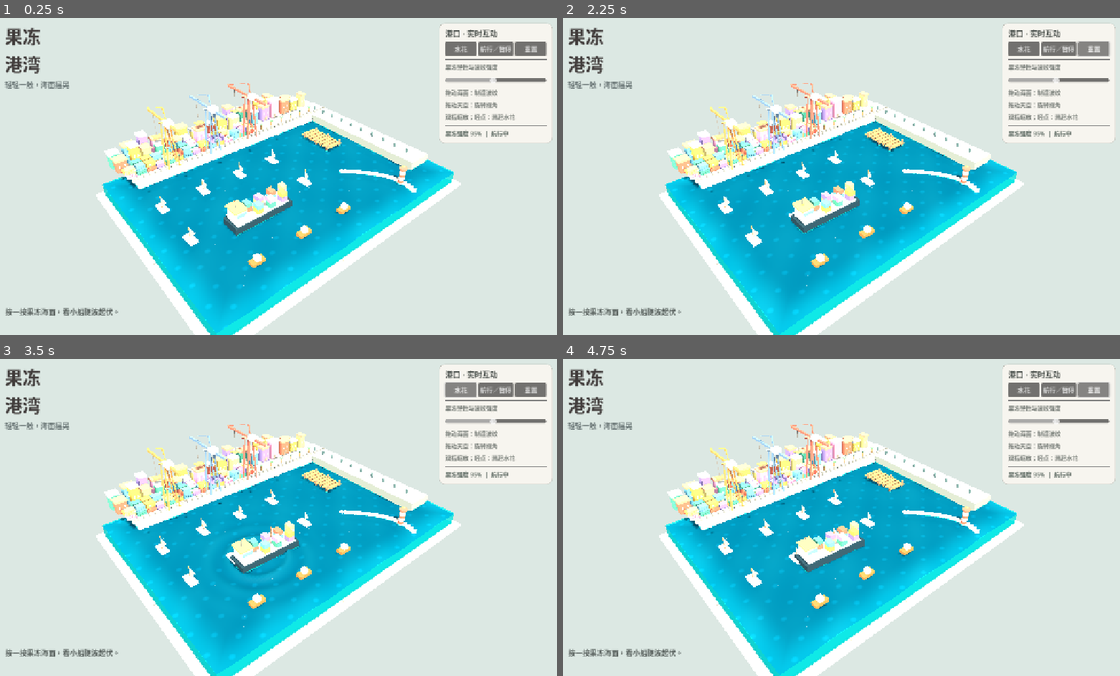
Above: before the commit, frames 1-4 (two rows, left to right).
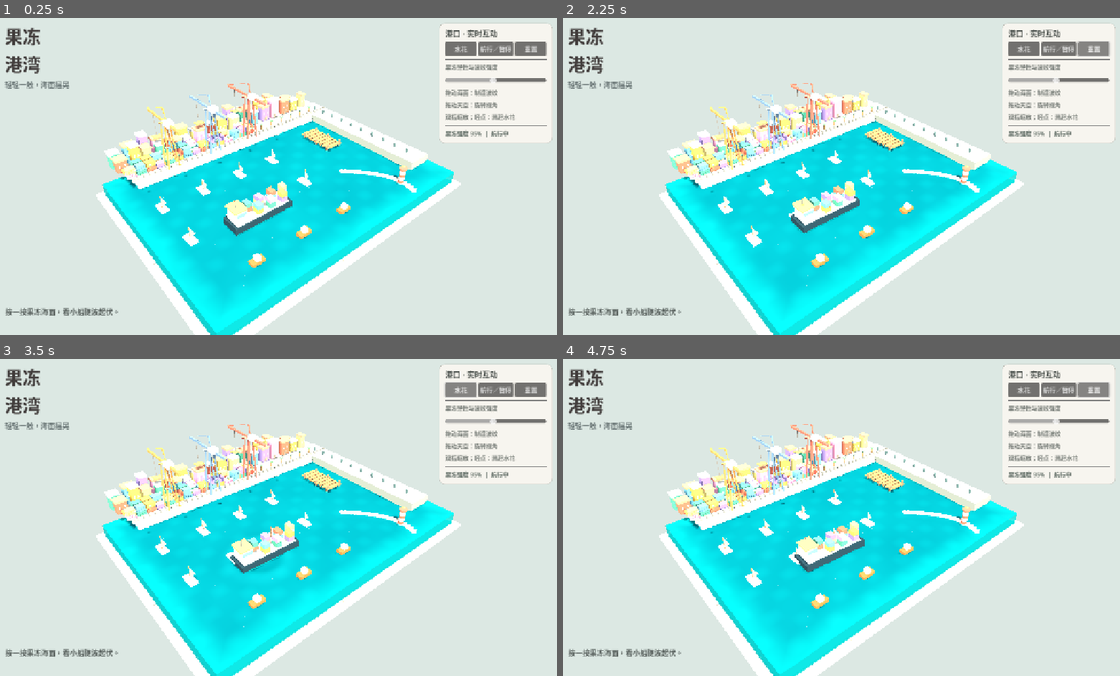
Above: after the commit, the same moments.

Repository: good456123123-a11y/HarborJelly-Android
Game: Godot game, scene res://scenes/main.tscn
Same seed, same stepped clock (60 frames per second), same inputs: the game is played once before the commit and once after it.
Inputs:
- Up to frame 1 (0.25 s): no input
- Up to frame 2 (2.25 s): click "水花" at 0.5 s; click "航行／暂停" at 1.25 s; click "重置" at 2 s
- Up to frame 3 (3.5 s): click "水花" at 2.75 s
- Up to frame 4 (4.75 s): click "航行／暂停" at 3.5 s; click "重置" at 4.25 s

The runs differ from the first frame. In frame 1, 17% of the frame differs, in the area x 18-82%, y 32-100%; in frame 2, 17%; in frame 3, 17%; in frame 4, 17%.

Commit message:
Match GPU jelly surface to soft finger physics and improve water color

Diff:
--- a/shaders/jelly.gdshader
+++ b/shaders/jelly.gdshader
@@ -1,29 +1,45 @@
 shader_type spatial;
 render_mode blend_mix, depth_draw_always, cull_disabled, diffuse_burley, specular_schlick_ggx;
 
-uniform vec4 sea_tint : source_color = vec4(0.035, 0.42, 0.52, 0.91);
+// Original procedural jelly-water material; no textures or external downloads.
+uniform vec4 sea_tint : source_color = vec4(0.034, 0.52, 0.55, 0.93);
 uniform float clock = 0.0;
 uniform float wobble = 1.0;
-// Each impulse stores surface x,z, time since scene start, and impulse strength.
+// Each hit: x, z, time, force. Each finger: x, z, smoothed pressure, unused.
 uniform vec4 hit_a = vec4(100.0, 100.0, -100.0, 0.0);
 uniform vec4 hit_b = vec4(100.0, 100.0, -100.0, 0.0);
 uniform vec4 hit_c = vec4(100.0, 100.0, -100.0, 0.0);
 uniform vec4 hit_d = vec4(100.0, 100.0, -100.0, 0.0);
+uniform vec4 finger_a = vec4(100.0, 100.0, 0.0, 0.0);
+uniform vec4 finger_b = vec4(100.0, 100.0, 0.0, 0.0);
 
 varying float v_height;
 varying vec2 v_position;
 
+float contact_dimple(vec2 p, vec4 finger) {
+    if (finger.z < 0.001) { return 0.0; }
+    float r = distance(p, finger.xy);
+    float core = exp(-0.5 * pow(r / 1.32, 2.0));
+    float shoulder = exp(-0.5 * pow((r - 2.15) / 0.82, 2.0));
+    // Broad dimple and slight raised shoulder, not a steep vortex.
+    return finger.z * (-0.24 * core + 0.046 * shoulder);
+}
+
 float pulse(vec2 p, vec4 hit) {
     float age = clock - hit.z;
-    if (age < 0.0 || age > 6.5) { return 0.0; }
+    if (age < 0.0 || age > 5.0) { return 0.0; }
     float r = distance(p, hit.xy);
-    float front = r - age * 3.3;
-    return hit.w * cos(front * 4.2) * exp(-abs(front) * 0.83) * exp(-age * 0.36);
+    float front = r - age * 2.45;
+    float band = exp(-0.5 * pow(front / 0.80, 2.0));
+    float ring = sin(front * 2.65) * band * exp(-age * 0.74);
+    float soft_center = -0.44 * exp(-0.5 * pow(r / 0.96, 2.0)) * exp(-age * 2.2);
+    return hit.w * (ring + soft_center);
 }
 
 float height_at(vec2 p) {
-    float h = 0.062 * sin(p.x * 0.85 + clock * 1.05) * cos(p.y * 0.72 - clock * 0.68);
-    h += 0.030 * sin((p.x + p.y) * 1.7 - clock * 1.25);
+    float h = 0.030 * sin(p.x * 0.85 + clock * 0.9) * cos(p.y * 0.72 - clock * 0.62);
+    h += 0.016 * sin((p.x + p.y) * 1.65 - clock * 0.94);
+    h += contact_dimple(p, finger_a) + contact_dimple(p, finger_b);
     h += pulse(p, hit_a) + pulse(p, hit_b) + pulse(p, hit_c) + pulse(p, hit_d);
     return wobble * h;
 }
@@ -32,27 +48,28 @@
     vec2 p = VERTEX.xz;
     float h = height_at(p);
     VERTEX.y += h;
-    float delta = 0.055;
-    float slope_x = (height_at(p + vec2(delta, 0.0)) - height_at(p - vec2(delta, 0.0))) / (2.0 * delta);
-    float slope_z = (height_at(p + vec2(0.0, delta)) - height_at(p - vec2(0.0, delta))) / (2.0 * delta);
+    float sample_delta = 0.07;
+    float slope_x = (height_at(p + vec2(sample_delta, 0.0)) - height_at(p - vec2(sample_delta, 0.0))) / (2.0 * sample_delta);
+    float slope_z = (height_at(p + vec2(0.0, sample_delta)) - height_at(p - vec2(0.0, sample_delta))) / (2.0 * sample_delta);
     NORMAL = normalize(vec3(-slope_x, 1.0, -slope_z));
     v_height = h;
     v_position = p;
 }
 
 void fragment() {
-    // Deep teal body, lighter translucent edges and restrained blue highlights.
-    float wave_light = clamp(v_height * 1.4, -0.26, 0.26);
-    float clearance = min(12.0 - abs(v_position.x), 8.75 - abs(v_position.y));
-    float rim = 1.0 - smoothstep(0.0, 2.15, clearance);
-    float swirl = sin(v_position.x * 2.9 + clock * 0.33) * sin(v_position.y * 3.4 - clock * 0.43);
-    float shimmer = smoothstep(0.72, 1.0, swirl);
-    vec3 deep_teal = vec3(0.014, 0.19, 0.29);
-    vec3 body = mix(deep_teal, sea_tint.rgb, 0.52 + rim * 0.38);
-    ALBEDO = body + vec3(wave_light * 0.12, wave_light * 0.10, wave_light * 0.08);
-    ALBEDO += shimmer * vec3(0.006, 0.037, 0.050);
-    ROUGHNESS = 0.21;
-    METALLIC = 0.03;
-    SPECULAR = 0.75;
-    ALPHA = clamp(sea_tint.a + rim * 0.04, 0.0, 1.0);
+    float edge_distance = min(12.0 - abs(v_position.x), 8.75 - abs(v_position.y));
+    float edge = 1.0 - smoothstep(0.0, 2.1, edge_distance);
+    float undulation = 0.5 + 0.5 * sin(v_position.x * 0.44 + clock * 0.16) * cos(v_position.y * 0.66 - clock * 0.13);
+    float detail = sin(v_position.x * 2.18 + clock * 0.39) * sin(v_position.y * 2.40 - clock * 0.27);
+    vec3 deep_sea = vec3(0.018, 0.24, 0.34);
+    vec3 jade_sea = sea_tint.rgb;
+    vec3 body = mix(deep_sea, jade_sea, 0.58 + edge * 0.30 + undulation * 0.075);
+    float wave_light = clamp(v_height * 1.3, -0.28, 0.28);
+    body += wave_light * vec3(0.09, 0.13, 0.13);
+    body += max(detail, 0.0) * vec3(0.005, 0.020, 0.017);
+    ALBEDO = body;
+    ROUGHNESS = 0.28;
+    METALLIC = 0.015;
+    SPECULAR = 0.62;
+    ALPHA = clamp(sea_tint.a - edge * 0.05, 0.0, 1.0);
 }
